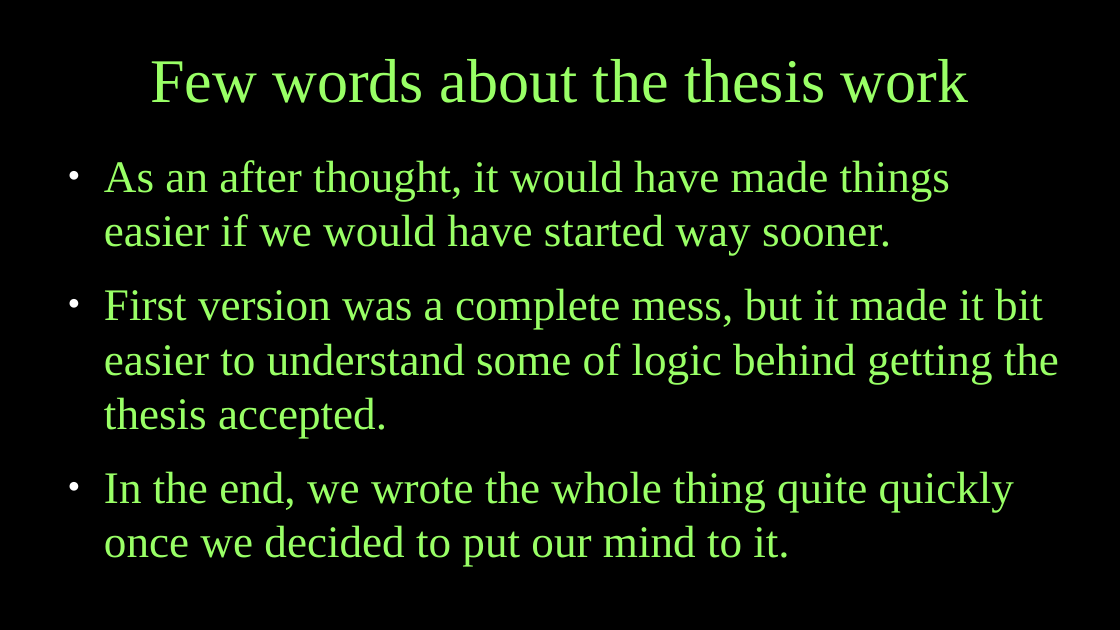
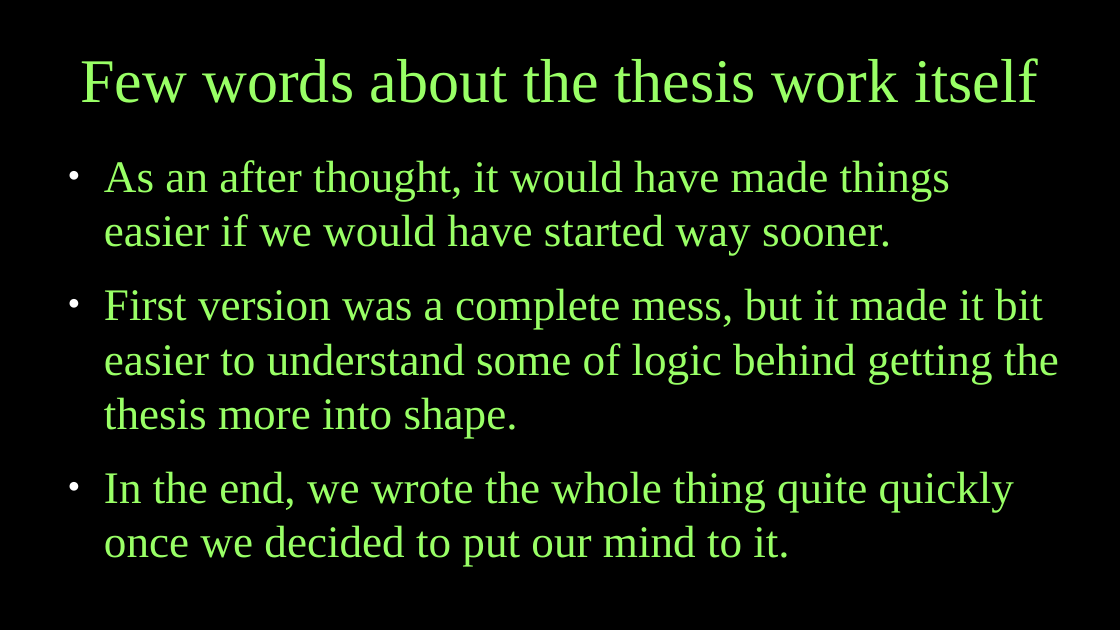
Before and after one commit to kissavideot/thesis, a slide deck: slide 8 of thesis_seminar.odp. Drawn at 1120x630 pixels with LibreOffice and Linux fonts; fonts in the diff are those of the drawing. Boxes give left, top, right and bottom in pixels: in the first picture for what was removed or moved away, otherwise in the second. Text is boxed around its words. In the diff, an @@ line names an element or a change of style, - is before the commit and + after.

```diff
--- a/thesis_seminar.odp
+++ b/thesis_seminar.odp
@@ title at box(80, 58, 1038, 103): text changed @@
-Few words about the thesis work
+Few words about the thesis work itself
@@ text at box(104, 288, 1059, 438): text changed @@
-● First version was a complete mess, but it made it bit easier to understand some of logic behind getting the thesis accepted.
+● First version was a complete mess, but it made it bit easier to understand some of logic behind getting the thesis more into shape.
```
Also in this commit, not shown: 1 other slide changed, 1 other file.
